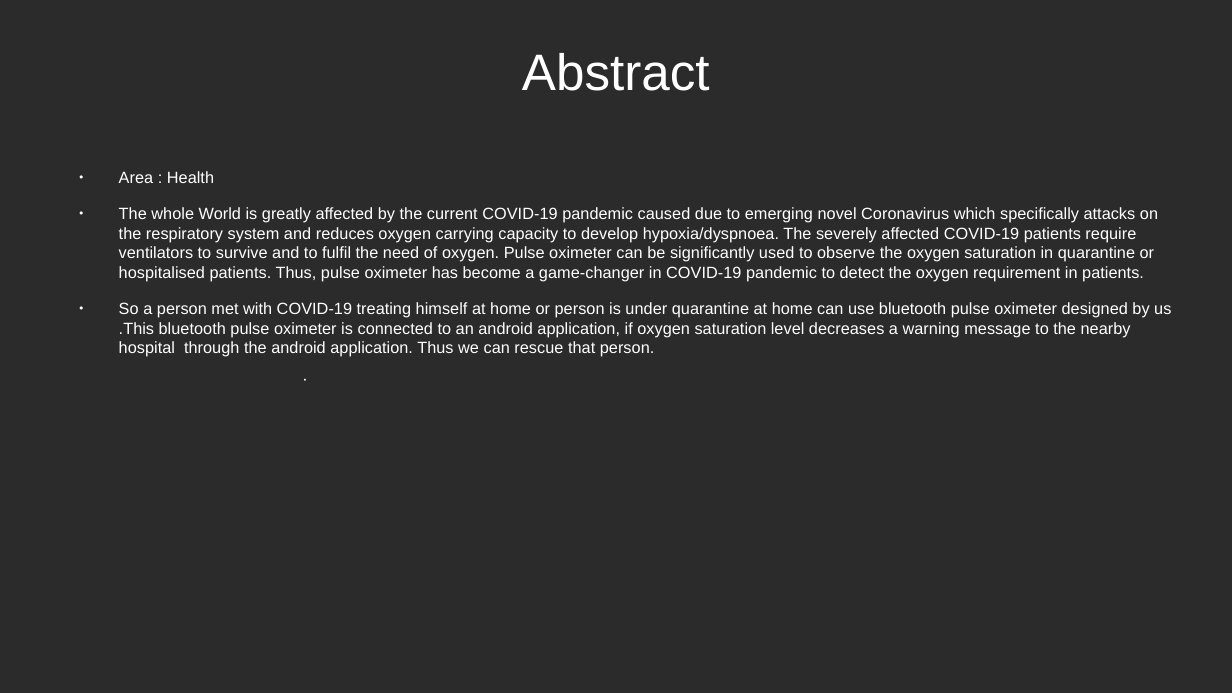
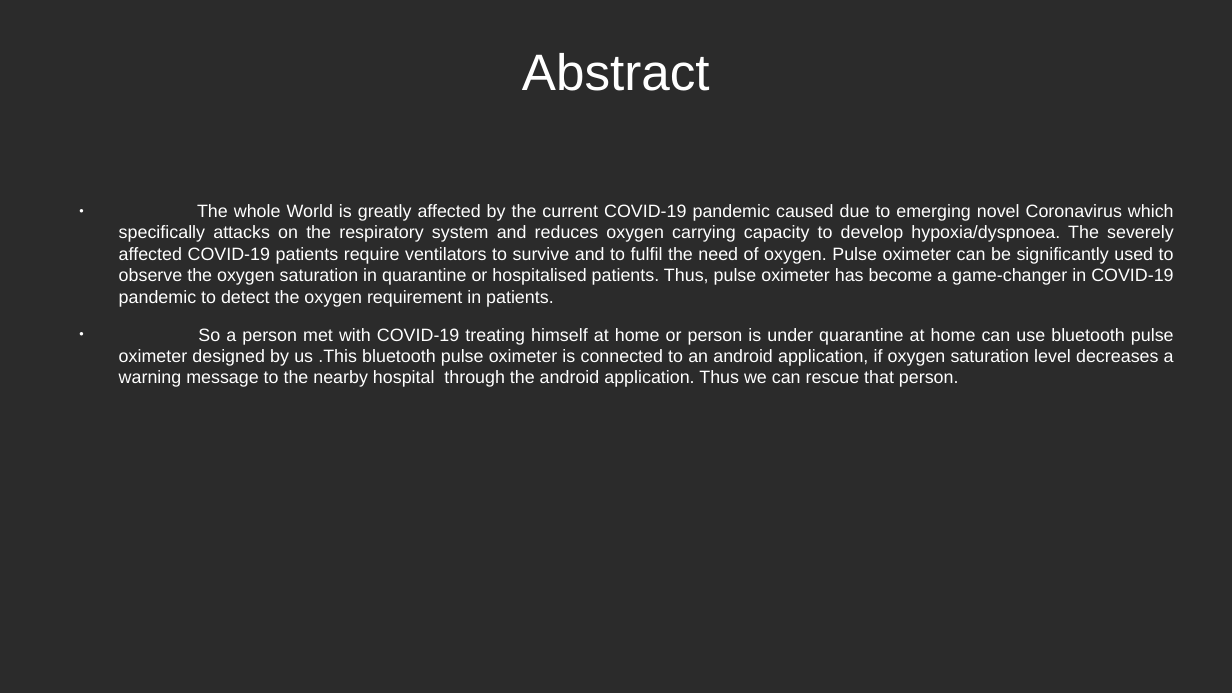
Before and after one commit to cekallooppara/cis-cek-hack, a slide deck: slide 4 of disturbance/gitHackathon.pptx (slide 2 before the commit). Drawn at 1232x693 pixels with LibreOffice and Linux fonts; fonts in the diff are those of the drawing; background and template pictures are left out; a plain dark background stands for a picture behind light text. Boxes give left, top, right and bottom in pixels: in the first picture for what was removed or moved away, otherwise in the second. Text is boxed around its words. In the diff, an @@ line names an element or a change of style, - is before the commit and + after.

```diff
--- a/disturbance/gitHackathon.pptx
+++ b/disturbance/gitHackathon.pptx
@@ text "The whole World is greatly ..." at (119,204,1174,387): size 10.6 to 11.5 pt; alignment left to justified @@
@@ text at (119,171,214,183): paragraph removed @@
-● Area : Health
```
Also in this commit, not shown: 3 other slides changed, 4 slides added, 6 other files.
